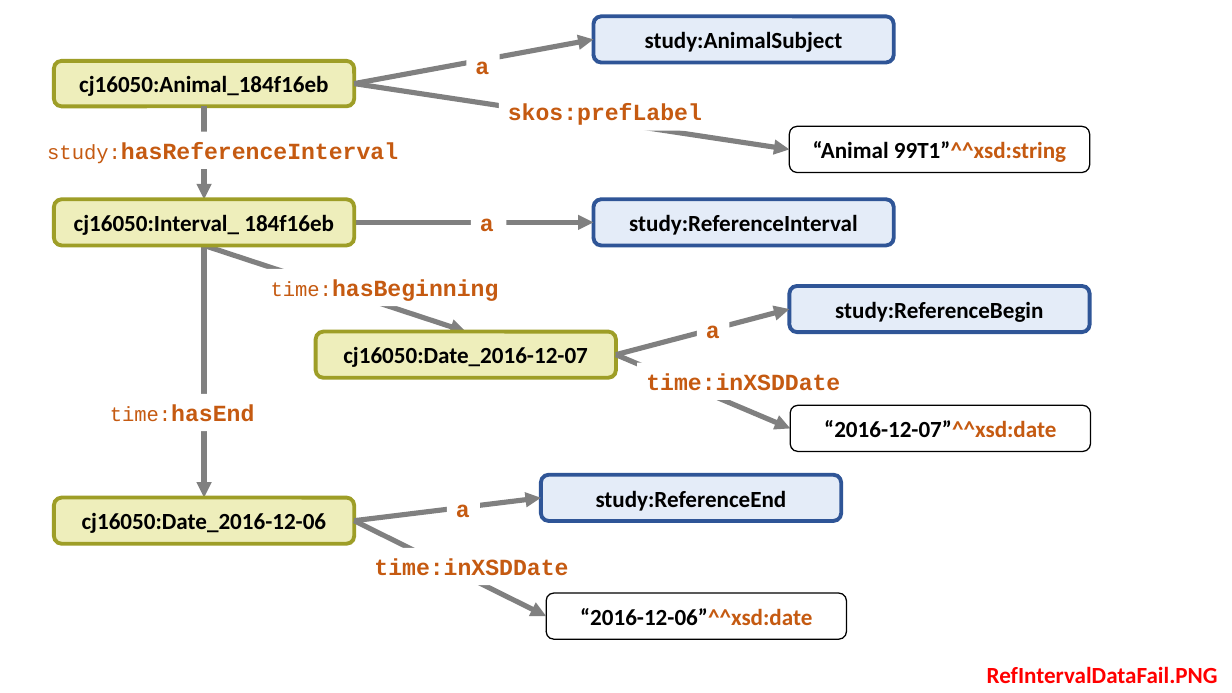
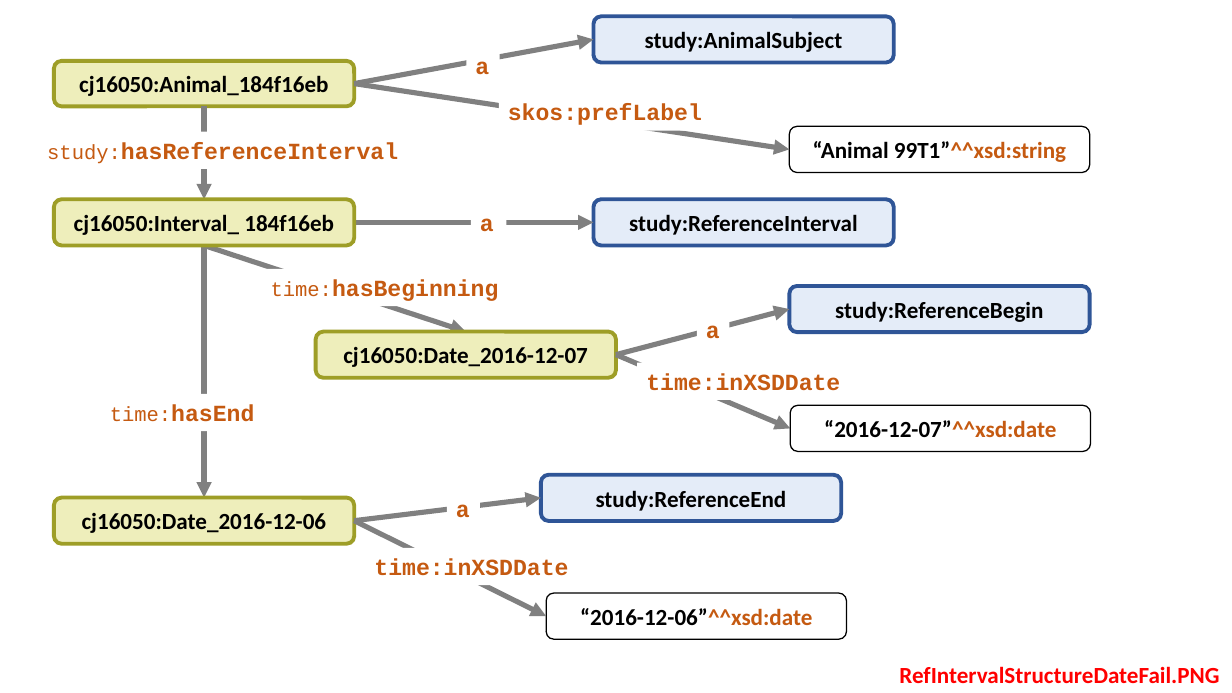
Before and after one commit to phuse-org/SENDConform, a slide deck: slide 1 of doc/images/ImageSources.pptx. Drawn at 1232x693 pixels with LibreOffice and Linux fonts; fonts in the diff are those of the drawing. Boxes give left, top, right and bottom in pixels: in the first picture for what was removed or moved away, otherwise in the second. Text is boxed around its words. In the diff, an @@ line names an element or a change of style, - is before the commit and + after.

```diff
--- a/doc/images/ImageSources.pptx
+++ b/doc/images/ImageSources.pptx
@@ text at (x1=899, y1=666, x2=1219, y2=683): text changed @@
-RefIntervalDataFail.PNG
+RefIntervalStructureDateFail.PNG
```
Also in this commit, not shown: 4 other slides changed, 1 slide added, 11 other files.
